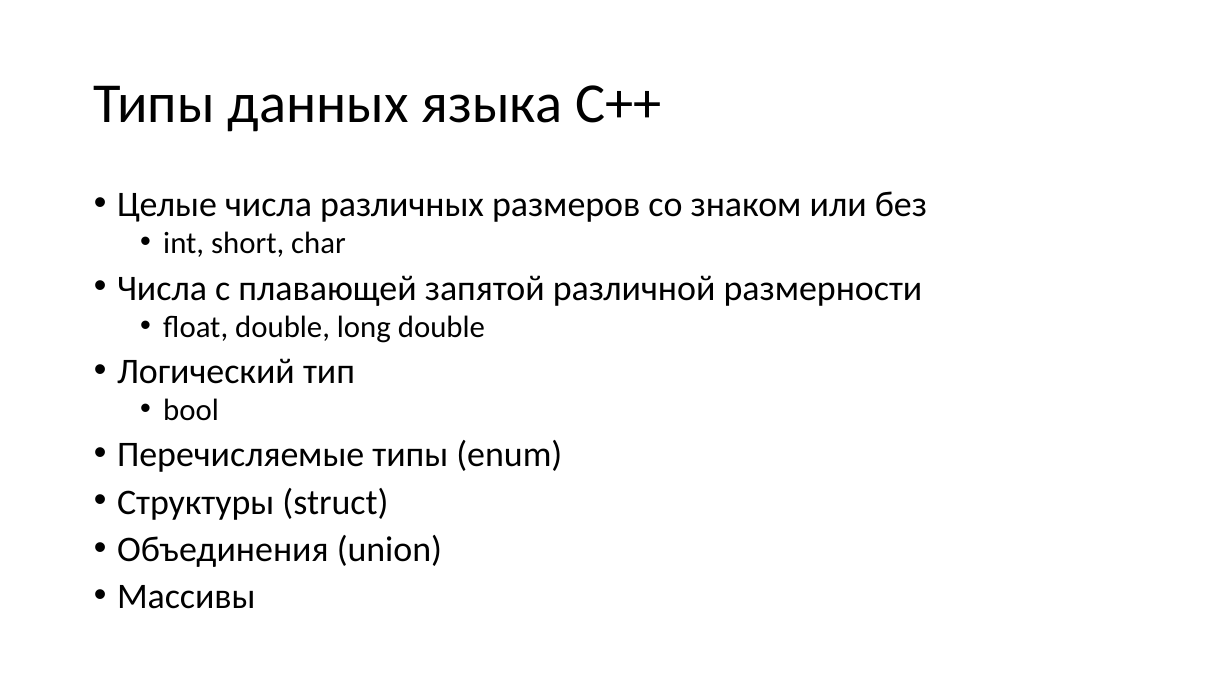
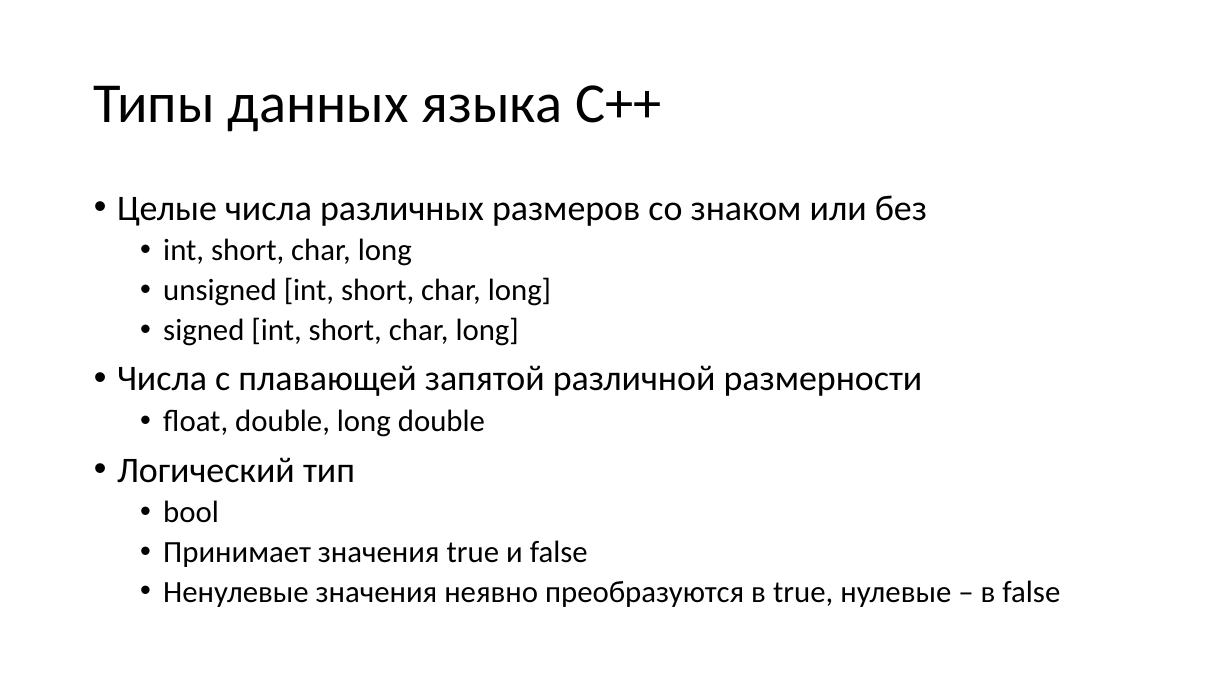
Before and after one commit to alexey-malov/oop, a slide deck: slide 6 of lectures/01/Синтаксис C++.pptx (slide 17 before the commit). Drawn at 1232x693 pixels with LibreOffice and Linux fonts; fonts in the diff are those of the drawing. Boxes give left, top, right and bottom in pixels: in the first picture for what was removed or moved away, otherwise in the second. Text is boxed around its words. In the diff, an @@ line names an element or a change of style, - is before the commit and + after.

```diff
--- a/lectures/01/Синтаксис C++.pptx
+++ b/lectures/01/Синтаксис C++.pptx
@@ text at (117,195,927,523): line spacing 0.8 to 0.9 @@
@@ text at (163,238,551,346): text changed @@
-  • int, short, char
+  • int, short, char, long
+  • unsigned [int, short, char, long]
+  • signed [int, short, char, long]
@@ text at (163,540,1060,607): text changed; size 28 to 24 pt @@
-• Перечисляемые типы (enum)
-• Структуры (struct)
-• Объединения (union)
-• Массивы
+  • Принимает значения true и false
+  • Ненулевые значения неявно преобразуются в true, нулевые – в false
```
Also in this commit, not shown: 25 other slides changed, 12 slides added, 13 slides removed, 23 other files.
